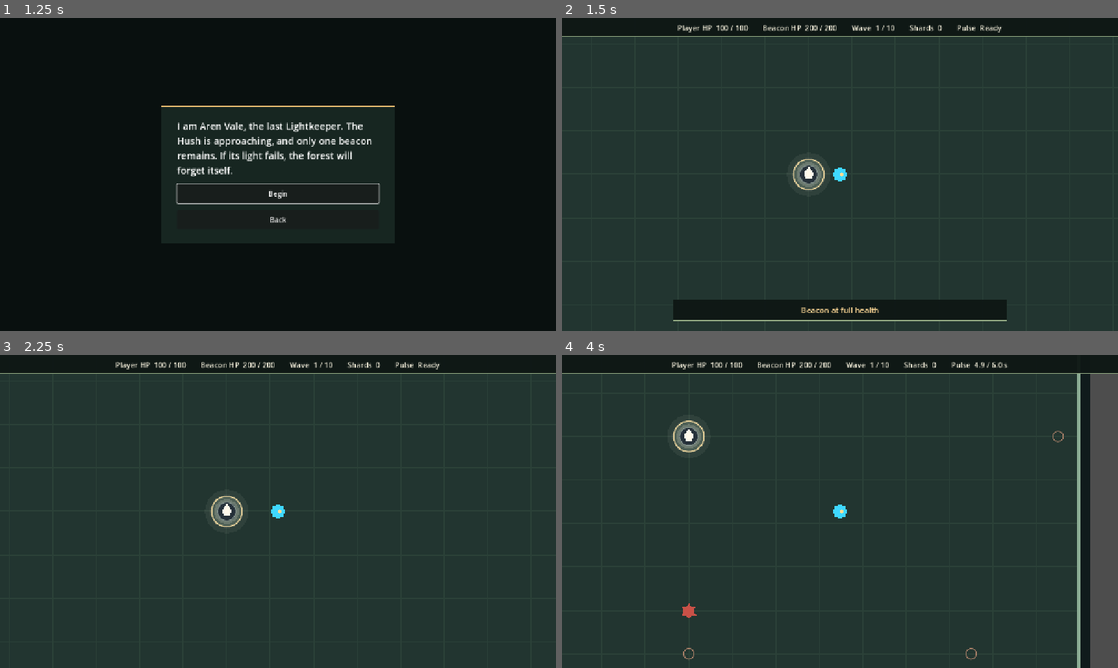
Above: before the commit, frames 1-4 (two rows, left to right).
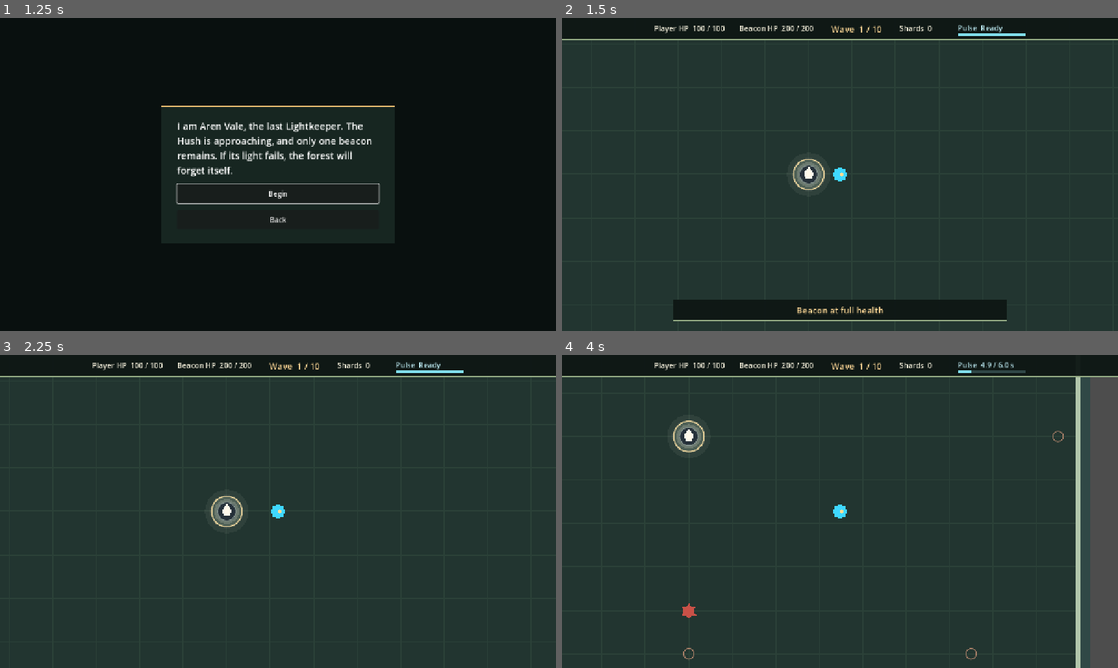
Above: after the commit, the same moments.

Repository: saiiie/The-Last-Lightkeeper
Game: Godot game, scene res://scenes/main.tscn
Same seed, same stepped clock (60 frames per second), same inputs: the game is played once before the commit and once after it.
Inputs (mouse positions are in pixels of both pictures, inside the frame that each line leads up to):
- Up to frame 1 (1.25 s): click "Play" at 0.5 s
- Up to frame 2 (1.5 s): click "Begin" at 1.25 s
- Up to frame 3 (2.25 s): tap Enter at 2 s; move the mouse to (400, 495) at 2.02 s; hold D (move_right) from 2.03 s (still down); hold E (interact) from 2.03 s (still down)
- Up to frame 4 (4 s): move the mouse to (728, 527) at 2.77 s; release D (move_right) at 2.78 s; release E (interact) at 2.78 s; hold S (move_down) 2.78-3.53 s; tap Q (lantern_pulse) at 2.85 s; move the mouse to (895, 442) at 3.52 s; hold D (move_right) from 3.53 s (still down); click (895, 442) at 3.6 s

Frame 1 is identical in both runs. In frame 2, 2.4% of the frame differs, in the area x 0-100%, y 2-95%; in frame 3, 2.2%; in frame 4, 4.7%, in the area x 0-100%, y 2-100%.

Commit message:
fix(ui): improve arena and combat readability

Diff:
--- a/scenes/enemies/hush_brute.tscn
+++ b/scenes/enemies/hush_brute.tscn
@@ -20,7 +20,7 @@
 shape = SubResource("CircleShape2D_brute")
 
 [node name="Visual" type="Polygon2D" parent="."]
-color = Color(0.32, 0.59, 0.42, 1)
+color = Color(0.69, 0.69, 0.33, 1)
 polygon = PackedVector2Array(-28, -14, -15, -24, 15, -24, 28, -14, 24, 18, 13, 25, -13, 25, -24, 18)
 
 [node name="Face" type="Polygon2D" parent="Visual"]
--- a/scenes/enemies/hush_warden.tscn
+++ b/scenes/enemies/hush_warden.tscn
@@ -16,7 +16,7 @@
 shape = SubResource("Shape")
 
 [node name="Mantle" type="Polygon2D" parent="."]
-color = Color(0.52, 0.27, 0.72, 1)
+color = Color(0.48, 0.55, 0.93, 1)
 polygon = PackedVector2Array(-42, -5, -27, -16, -30, -44, -12, -28, 0, -47, 12, -28, 30, -44, 27, -16, 42, -5, 31, 30, 12, 24, 0, 41, -12, 24, -31, 30)
 
 [node name="Mask" type="Polygon2D" parent="."]
--- a/scenes/tests/b_hud_test.gd
+++ b/scenes/tests/b_hud_test.gd
@@ -28,6 +28,8 @@
 	passed = passed and readouts.get_node("Wave").text == "Wave  4 / 10"
 	passed = passed and readouts.get_node("Shards").text == "Shards  5"
 	passed = passed and readouts.get_node("Pulse").text == "Pulse  2.4 / 6.0 s"
+	var charge: ProgressBar = readouts.get_node("Pulse/Charge")
+	passed = passed and is_equal_approx(charge.value, 0.6)
 	var prompt: Label = hud.get_node("Prompt/Message")
 	passed = passed and prompt.is_visible_in_tree() and prompt.text == "E  Repair beacon (3 shards)"
 	var hud_transform: Transform2D = readouts.get_global_transform_with_canvas()
@@ -39,6 +41,7 @@
 	hud.set_prompt("")
 	hud.set_pulse_cooldown(0.0, 6.0)
 	passed = passed and not prompt.is_visible_in_tree() and readouts.get_node("Pulse").text == "Pulse  Ready"
+	passed = passed and charge.value == 1.0
 	if passed:
 		print("B3 HUD checks passed")
 	else:
--- a/scenes/ui/hud.tscn
+++ b/scenes/ui/hud.tscn
@@ -15,7 +15,13 @@
 bg_color = Color(0.22, 0.16, 0.18, 1)
 
 [sub_resource type="StyleBoxFlat" id="BossFill"]
-bg_color = Color(0.82, 0.42, 0.51, 1)
+bg_color = Color(0.98, 0.55, 0.59, 1)
+
+[sub_resource type="StyleBoxFlat" id="PulseTrack"]
+bg_color = Color(0.19, 0.28, 0.28, 1)
+
+[sub_resource type="StyleBoxFlat" id="PulseFill"]
+bg_color = Color(0.5, 0.87, 0.92, 1)
 
 [node name="HUD" type="CanvasLayer"]
 script = ExtResource("1")
@@ -35,29 +41,47 @@
 theme_override_constants/separation = 34
 
 [node name="Player" type="Label" parent="Status/Inset/Readouts"]
+custom_minimum_size = Vector2(160, 28)
 layout_mode = 2
 theme_override_colors/font_color = Color(0.96, 0.94, 0.86, 1)
 theme_override_font_sizes/font_size = 17
 
 [node name="Beacon" type="Label" parent="Status/Inset/Readouts"]
+custom_minimum_size = Vector2(165, 28)
 layout_mode = 2
 theme_override_colors/font_color = Color(0.96, 0.94, 0.86, 1)
 theme_override_font_sizes/font_size = 17
 
 [node name="Wave" type="Label" parent="Status/Inset/Readouts"]
+custom_minimum_size = Vector2(130, 28)
 layout_mode = 2
-theme_override_colors/font_color = Color(0.96, 0.94, 0.86, 1)
-theme_override_font_sizes/font_size = 17
+theme_override_colors/font_color = Color(1, 0.85, 0.59, 1)
+theme_override_font_sizes/font_size = 20
+horizontal_alignment = 1
 
 [node name="Shards" type="Label" parent="Status/Inset/Readouts"]
+custom_minimum_size = Vector2(100, 28)
 layout_mode = 2
 theme_override_colors/font_color = Color(0.96, 0.94, 0.86, 1)
 theme_override_font_sizes/font_size = 17
 
 [node name="Pulse" type="Label" parent="Status/Inset/Readouts"]
+custom_minimum_size = Vector2(156, 31)
 layout_mode = 2
-theme_override_colors/font_color = Color(0.96, 0.94, 0.86, 1)
+theme_override_colors/font_color = Color(0.75, 0.93, 0.96, 1)
 theme_override_font_sizes/font_size = 17
+
+[node name="Charge" type="ProgressBar" parent="Status/Inset/Readouts/Pulse"]
+anchor_top = 1.0
+anchor_right = 1.0
+anchor_bottom = 1.0
+offset_top = -4.0
+mouse_filter = 2
+theme_override_styles/background = SubResource("PulseTrack")
+theme_override_styles/fill = SubResource("PulseFill")
+max_value = 1.0
+value = 1.0
+show_percentage = false
 
 [node name="Prompt" type="PanelContainer" parent="."]
 visible = false
@@ -74,13 +98,14 @@
 layout_mode = 2
 horizontal_alignment = 1
 theme_override_colors/font_color = Color(1, 0.85, 0.59, 1)
-theme_override_font_sizes/font_size = 18
+theme_override_font_sizes/font_size = 20
+autowrap_mode = 2
 
 [node name="Boss" type="PanelContainer" parent="."]
 visible = false
 anchor_left = 0.3
 anchor_right = 0.7
-offset_top = 56.0
+offset_top = 62.0
 mouse_filter = 2
 theme_override_styles/panel = SubResource("Panel")
 
@@ -94,7 +119,7 @@
 theme_override_font_sizes/font_size = 18
 
 [node name="Health" type="ProgressBar" parent="Boss/Readout"]
-custom_minimum_size = Vector2(0, 10)
+custom_minimum_size = Vector2(0, 14)
 layout_mode = 2
 mouse_filter = 2
 theme_override_styles/background = SubResource("BossTrack")
--- a/scripts/arena/arena.gd
+++ b/scripts/arena/arena.gd
@@ -34,13 +34,13 @@
 
 
 func _draw() -> void:
-	draw_rect(BOUNDS.grow(WALL_THICKNESS), Color("#101b1c"))
+	draw_rect(BOUNDS.grow(WALL_THICKNESS), Color("#304846"))
 	draw_rect(BOUNDS, Color("#223530"))
 	for x in range(-800, 900, 100):
 		draw_line(Vector2(x, -550), Vector2(x, 550), Color("#2b4138"))
 	for y in range(-500, 550, 100):
 		draw_line(Vector2(-900, y), Vector2(900, y), Color("#2b4138"))
-	draw_rect(BOUNDS.grow(-3), Color("#8bac94"), false, 6.0)
+	draw_rect(BOUNDS.grow(-4), Color("#b1c6ab"), false, 8.0)
 	draw_circle(Vector2.ZERO, 35.0, Color("#2e443b"))
 	draw_arc(Vector2.ZERO, 35.0, 0.0, TAU, 48, Color("#e0c789"), 3.0, true)
 	for marker in get_spawn_markers():
--- a/scripts/ui/hud.gd
+++ b/scripts/ui/hud.gd
@@ -2,6 +2,7 @@
 
 @onready var _readouts := $Status/Inset/Readouts
 @onready var _prompt: Label = $Prompt/Message
+@onready var _pulse_charge: ProgressBar = $Status/Inset/Readouts/Pulse/Charge
 @onready var _boss_health: ProgressBar = $Boss/Readout/Health
 @onready var _boss_label: Label = $Boss/Readout/Name
 
@@ -23,6 +24,7 @@
 
 
 func set_pulse_cooldown(remaining: float, total: float) -> void:
+	_pulse_charge.value = clampf(1.0 - remaining / total, 0.0, 1.0) if total > 0.0 else 1.0
 	_readouts.get_node("Pulse").text = (
 		"Pulse  Ready" if remaining <= 0.0 else "Pulse  %.1f / %.1f s" % [remaining, total]
 	)
Not shown: 1 places in scenes/ui/hud.tscn that only renumber resources
